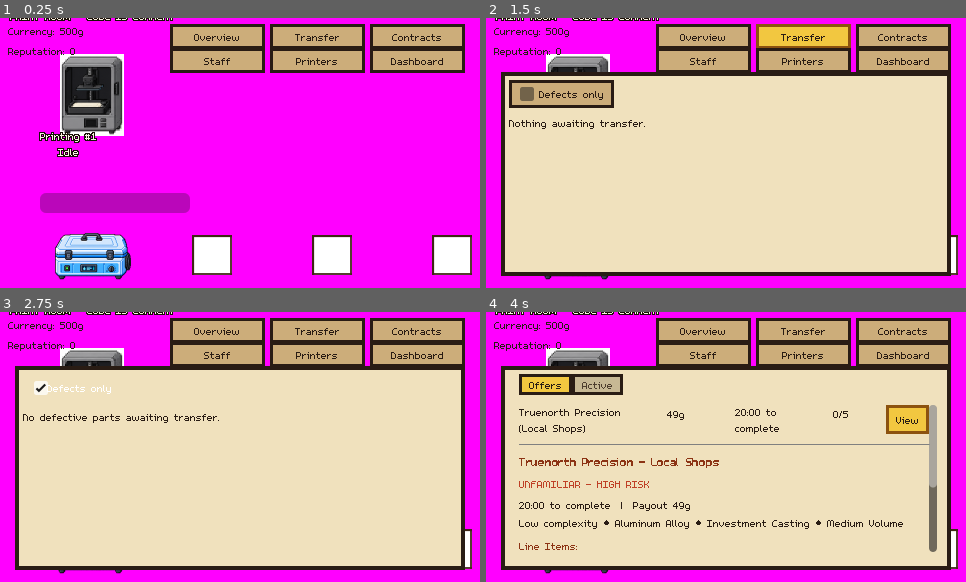
Above: before the commit, frames 1-4 (two rows, left to right).
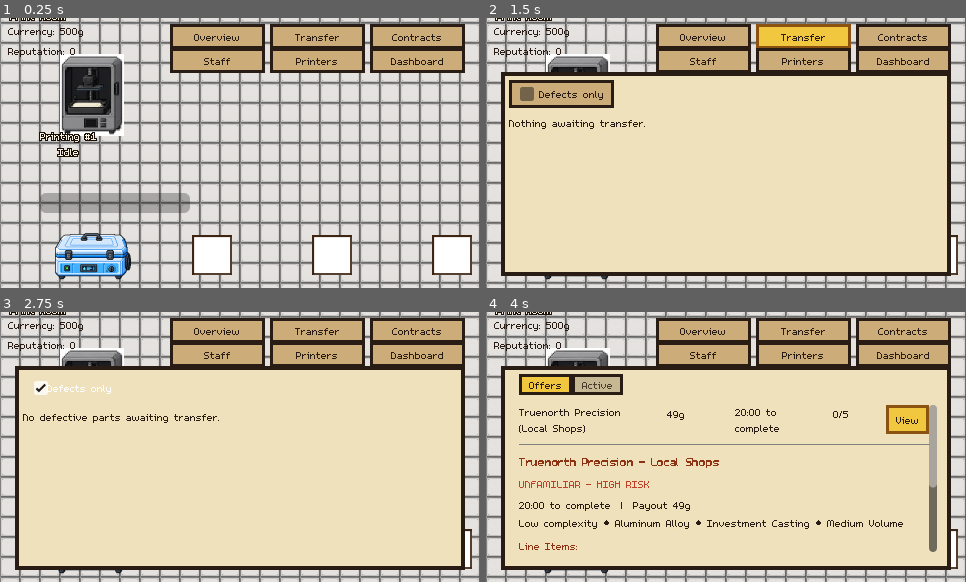
Above: after the commit, the same moments.

Repository: carverweirick/foundry-mobile-game
Game: Godot game, scene res://scenes/main.tscn
Two runs of this game, one before a commit and one after it. Both use one fixed random seed, a clock stepped at 60 frames per second and the inputs below.
Inputs:
- Up to frame 1 (0.25 s): no input
- Up to frame 2 (1.5 s): click "Overview" at 0.5 s; click "Transfer" at 1.25 s
- Up to frame 3 (2.75 s): click "Defects only" at 2 s
- Up to frame 4 (4 s): click "Contracts" at 2.75 s; click "View" at 3.5 s

The runs differ from the first frame. In frame 1, 78% of the frame differs, in the area x 0-100%, y 0-100%; in frame 2, 17%; in frame 3, 17%; in frame 4, 17%.

Commit message:
Fix the real bug: Print Room tiles were drawn under an opaque border rect
The debug marker (bright magenta + changed label) confirmed the running
build had the latest code all along - and in doing so revealed the
actual bug: _add_room_zone()'s "border" is a full-room-size ColorRect,
not a thin frame; every other room's smaller inset fill drawn on top of
it is what creates the bordered-panel illusion. Print Room's skip_fill
meant nothing ever covered that full-size border again, and since the
tile sprites were being built BEFORE _add_room_zone(PRINT_ROOM, ...)
ran, the border was drawn on top of all 360 tiles, painting over the
entire floor edge-to-edge. The tiles were rendering correctly on every
single attempt (TileMapLayer x2, then Sprite2D) - this was never a
TileMapLayer or resource problem at all. Fixed by building the border
first, then the tiles on top of it. Reverted the temporary debug marker.

Co-Authored-By: Claude Sonnet 5 <noreply@anthropic.com>
Claude-Session: https://claude.ai/code/session_01JVo4V5woxRQb6BmWzsoiCF

Diff:
--- a/scenes/main.gd
+++ b/scenes/main.gd
@@ -365,8 +365,15 @@
 	# Full-floor base layer first (see HALLWAY_FILL's own comment) - every one
 	# of the four corner/center room zones below draws on top of it.
 	_add_room_zone(Rect2(FLOOR_MIN, FLOOR_MAX - FLOOR_MIN), HALLWAY_FILL, HALLWAY_BORDER, "")
+	# Bug fix: _add_room_zone()'s "border" isn't a thin frame - it's a full-size
+	# ColorRect, with the normal (smaller, inset) fill drawn on top of it to
+	# create the illusion of a bordered panel. skip_fill means nothing ever
+	# covers that full-size border again, so it has to be drawn BEFORE the
+	# tiles now, not after - previously the tiles were built first and then
+	# immediately painted over edge-to-edge by the border rect, which is why
+	# they never visibly rendered despite being genuinely there the whole time.
+	_add_room_zone(PRINT_ROOM, PRINT_FILL, PRINT_BORDER, "Print Room", true)
 	_build_print_room_tiles()
-	_add_room_zone(PRINT_ROOM, PRINT_FILL, Color(1.0, 0.0, 1.0), "PRINT ROOM - CODE IS CURRENT", true)
 	_add_room_zone(SHELLING_ROOM, SHELLING_FILL, SHELLING_BORDER, "Shelling Room")
 	_add_room_zone(POST_PROCESSING_ROOM, POST_FILL, POST_BORDER, "Post Processing Room")
 	_add_room_zone(FURNACE_ROOM, FURNACE_FILL, FURNACE_BORDER, "Furnace Room")
Not shown, changed: CLAUDE.md
